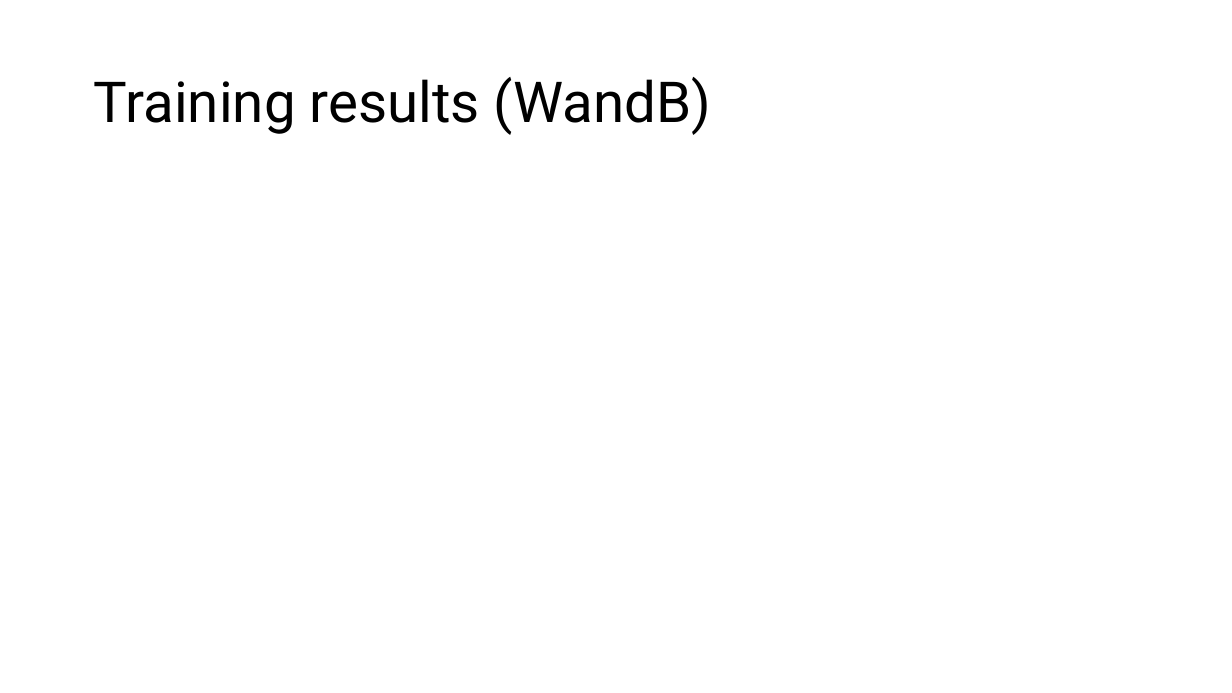
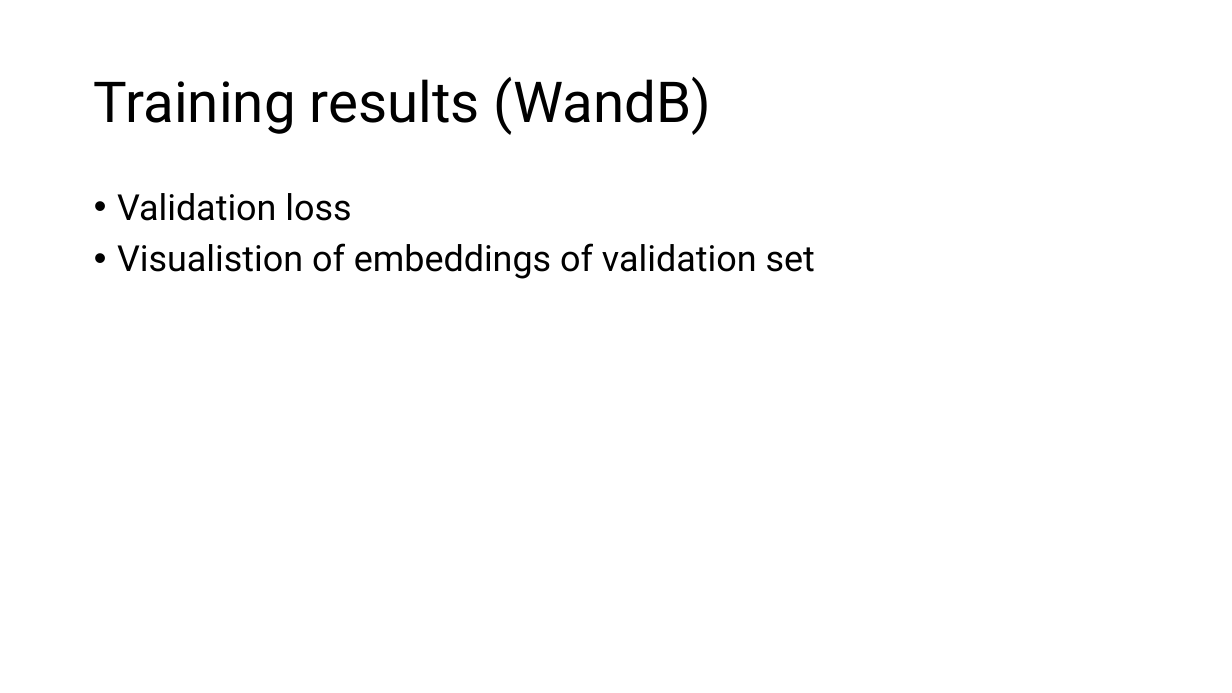
Before and after one commit to Luk-stud/Watch-recomender-DISPRO, a slide deck: slide 10 of Base_DISPRO Präsi.pptx (slide 7 before the commit). Drawn at 1232x693 pixels with LibreOffice and Linux fonts; fonts in the diff are those of the drawing. Boxes give left, top, right and bottom in pixels: in the first picture for what was removed or moved away, otherwise in the second. Text is boxed around its words. In the diff, an @@ line names an element or a change of style, - is before the commit and + after.

```diff
--- a/Base_DISPRO Präsi.pptx
+++ b/Base_DISPRO Präsi.pptx
@@ text added at [117, 193, 815, 279], 28 pt, text #000000 @@
+• Validation loss
+• Visualistion of embeddings of validation set
```
Also in this commit, not shown: 8 other slides changed, 6 slides added, 2 slides removed.
